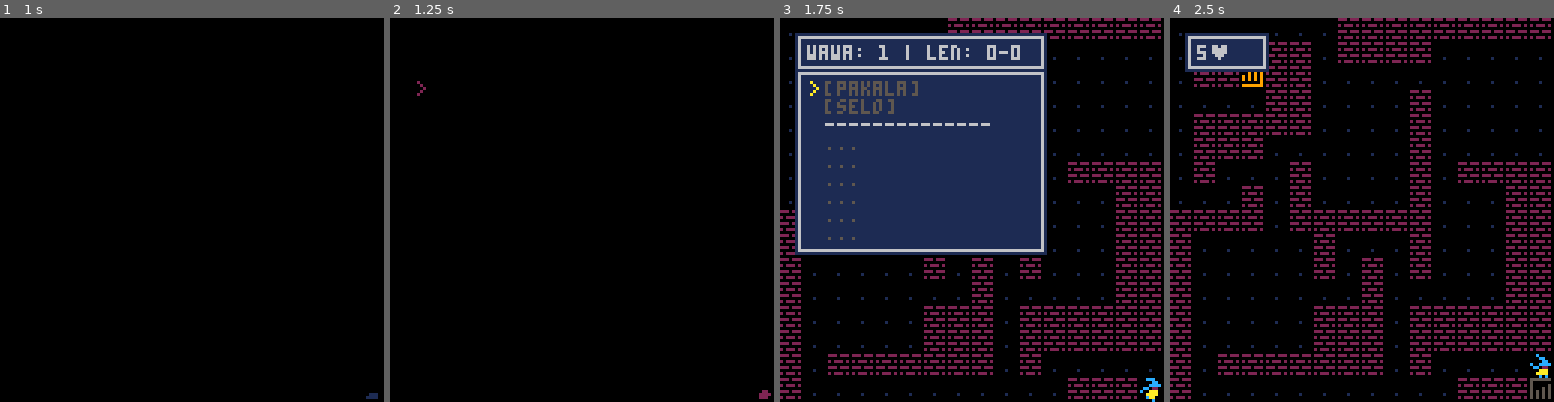
Above: before the commit, frames 1-4 (left to right).
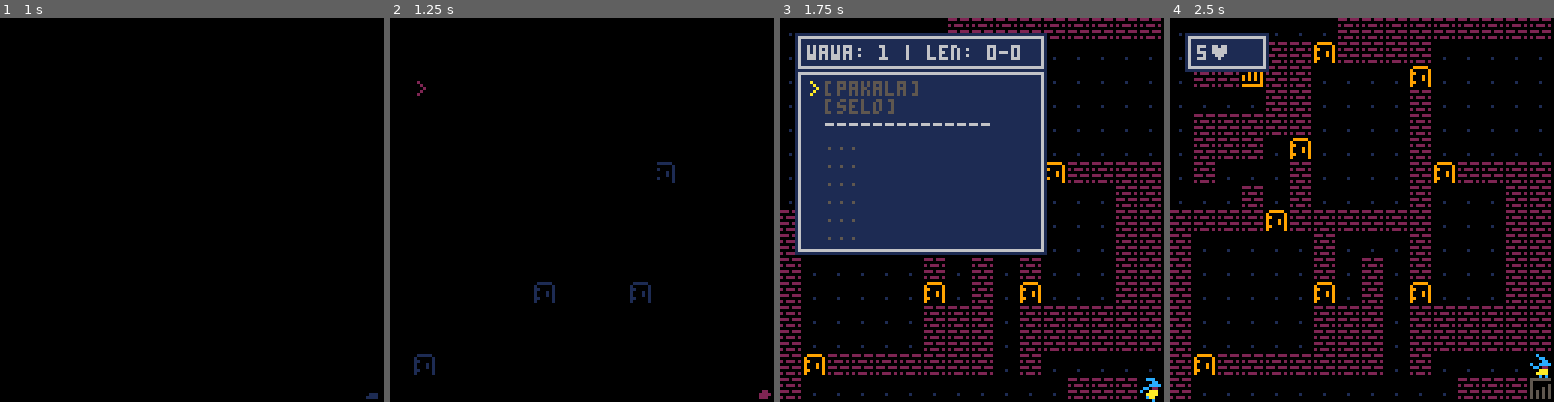
Above: after the commit, the same moments.

Repository: eduvf/tomo_monsuta
Game: PICO-8 cartridge tomo_monsuta.p8
Two runs of this game, one before a commit and one after it. Both use one fixed random seed, a clock stepped at 60 frames per second and the inputs below.
Inputs:
- Up to frame 1 (1 s): tap X (X key) at 0.33 s; tap O (Z key) at 0.7 s
- Up to frame 2 (1.25 s): tap X (X key) at 1.07 s
- Up to frame 3 (1.75 s): hold Right from 1.6 s (still down); tap O (Z key) at 1.7 s
- Up to frame 4 (2.5 s): tap X (X key) at 1.85 s; release Right at 2.1 s; tap O (Z key) at 2.1 s; hold Up 2.15-2.42 s; hold Right from 2.47 s (still down)

Frame 1 is identical in both runs. In frame 2, 0.5% of the frame differs, in the area x 6-75%, y 37-93%; in frame 3, 0.5%; in frame 4, 1.1%, in the area x 6-75%, y 6-93%.

Commit message:
fix doors missing

Diff:
--- a/gen.lua
+++ b/gen.lua
@@ -204,9 +204,9 @@
 end
 
 function carve_doors()
-    local x1, y1, x2, y2, found, _f1, _f2, doors = 1, 1, 1, 1
-    repeat
-        doors = {}
+    local x1, y1, x2, y2, found, _f1, _f2, door_prev = 1, 1, 1, 1
+    repeat
+        door_prev = {}
         for _x = 0, 15 do
             for _y = 0, 15 do
                 if not is_walkable(_x, _y) then
@@ -222,25 +222,25 @@
                     _f1 = flags[x1][y1]
                     _f2 = flags[x2][y2]
                     if found and _f1 != _f2 then
-                        add(doors, {x = _x, y = _y, f1 = _f1, f2 = _f2})
+                        add(door_prev, {x = _x, y = _y, f1 = _f1, f2 = _f2})
                     end
                 end
             end
         end
 
-        if #doors > 0 then
-            local d = get_rnd(doors)
+        if #door_prev > 0 then
+            local d = get_rnd(door_prev)
             add(doors, d)
             mset(d.x, d.y, 1)
             grow_flag(d.x, d.y, d.f1)
         end
-    until #doors == 0
+    until #door_prev == 0
 end
 
 function carve_cuts()
-    local x1, y1, x2, y2, cut, found, doors = 1, 1, 1, 1, 0
-    repeat
-        doors = {}
+    local x1, y1, x2, y2, cut, found, door_prev = 1, 1, 1, 1, 0
+    repeat
+        door_prev = {}
         for _x = 0, 15 do
             for _y = 0, 15 do
                 if not is_walkable(_x, _y) then
@@ -256,20 +256,20 @@
                     if found then
                         calc_dist(x1, y1)
                         if dist_map[x2][y2] > 20 then
-                            add(doors, {x = _x, y = _y})
+                            add(door_prev, {x = _x, y = _y})
                         end
                     end
                 end
             end
         end
 
-        if #doors > 0 then
-            local d = get_rnd(doors)
+        if #door_prev > 0 then
+            local d = get_rnd(door_prev)
             add(doors, d)
             mset(d.x, d.y, 1)
             cut += 1
         end
-    until #doors == 0 or cut >= 3
+    until #door_prev == 0 or cut >= 3
 end
 
 function fill_ends()
